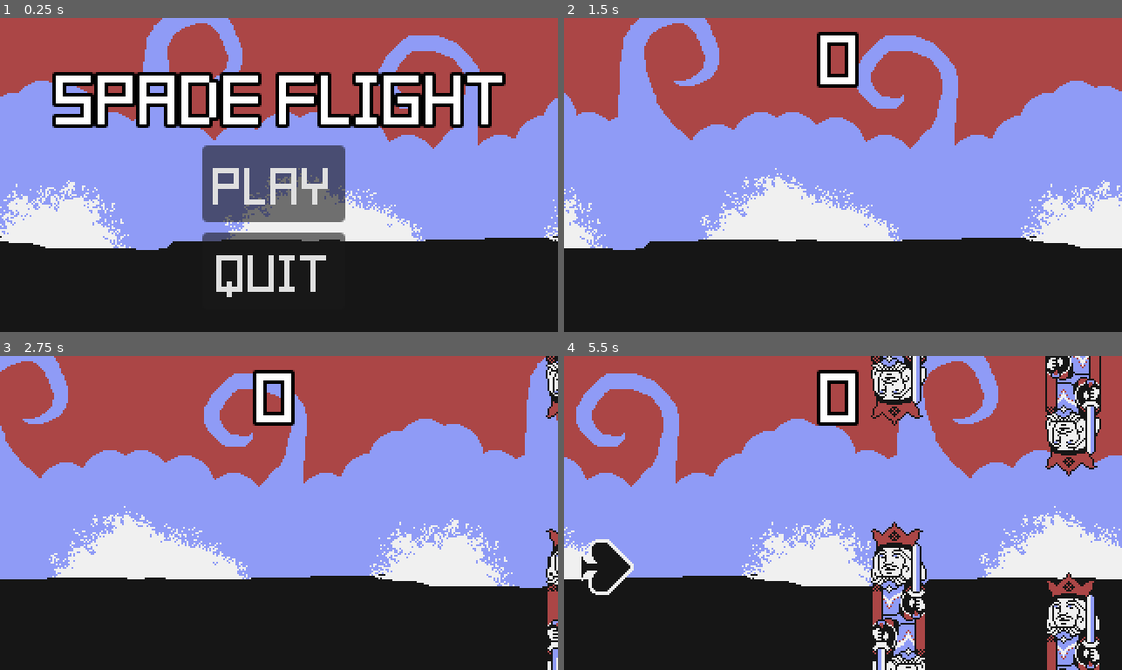
Above: before the commit, frames 1-4 (two rows, left to right).
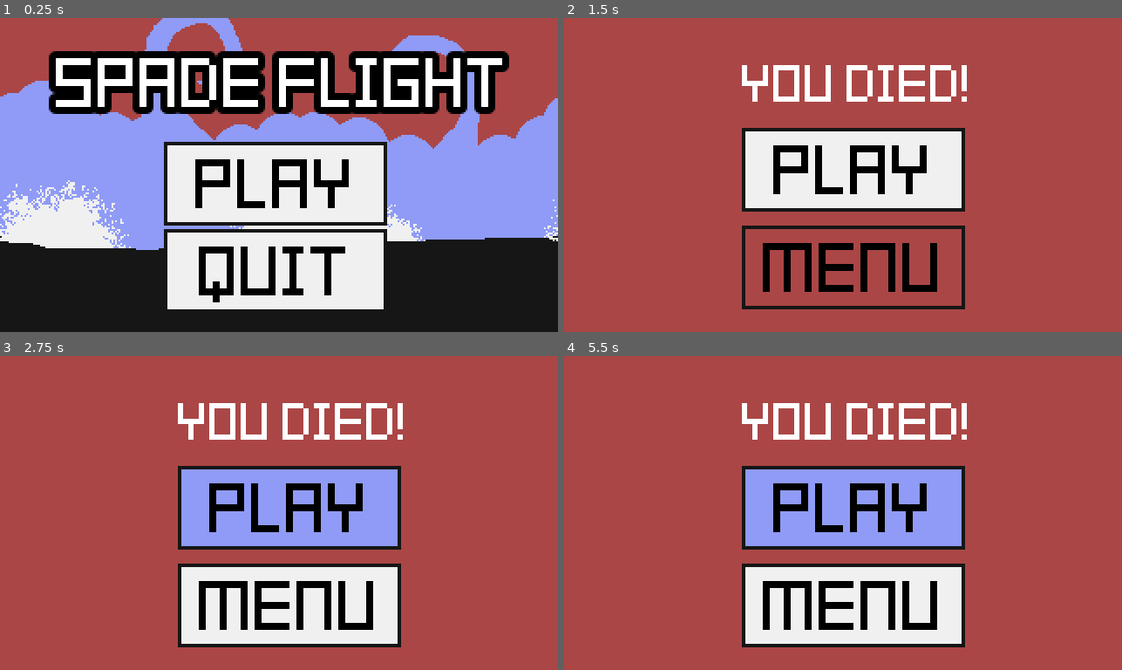
Above: after the commit, the same moments.

Repository: jadicodes/spade-flight
Game: Godot game, scene res://ui_screens/main_menu/main_menu.tscn
Same seed, same stepped clock (60 frames per second), same inputs: the game is played once before the commit and once after it.
Inputs (mouse positions are in pixels of both pictures, inside the frame that each line leads up to):
- Up to frame 1 (0.25 s): no input
- Up to frame 2 (1.5 s): click "Play" at 0.5 s; click (854, 266) at 1.25 s, where only the run after the commit has a clickable "Menu"
- Up to frame 3 (2.75 s): click (290, 506) at 2 s, where only the run after the commit has a clickable "Play"
- Up to frame 4 (5.5 s): click (854, 506) at 2.75 s, where only the run after the commit has a clickable "Play"; click (854, 506) at 3.5 s, where only the run after the commit has a clickable "Play"; tap Enter (ui_accept) at 4.25, 4.52, 4.82, 5.27 s

The runs differ from the first frame. In frame 1, 30% of the frame differs, in the area x 8-92%, y 10-93%; in frame 2, 72%, in the area x 0-100%, y 0-100%; in frame 3, 64%; in frame 4, 67%.

Commit message:
Revamp buttons

Diff:
--- a/project/spade/spade.gd
+++ b/project/spade/spade.gd
@@ -5,6 +5,7 @@
 const JUMP_VELOCITY = -185.0
 
 var gravity = ProjectSettings.get_setting("physics/2d/default_gravity")
+var _has_collided = false
 
 
 func _physics_process(delta):
@@ -16,4 +17,11 @@
 		velocity.y = JUMP_VELOCITY
 		$FlapSound.play()
 
-	move_and_collide(velocity * delta)
+	_has_collided = move_and_collide(velocity * delta)
+
+	if _has_collided:
+		_kill()
+
+
+func _kill():
+	get_tree().change_scene_to_file("res://ui_screens/end_screen/end_screen.tscn")
--- a/project/ui_screens/end_screen/end_screen.tscn
+++ b/project/ui_screens/end_screen/end_screen.tscn
@@ -1,8 +1,12 @@
-[gd_scene load_steps=4 format=3 uid="uid://dkno0wo1tgqhg"]
+[gd_scene load_steps=8 format=3 uid="uid://dkno0wo1tgqhg"]
 
 [ext_resource type="Script" path="res://ui_screens/end_screen/end_screen.gd" id="1_yqjgq"]
 [ext_resource type="Theme" uid="uid://c2c6ex86ggxtl" path="res://common/font.tres" id="2_y3bxl"]
+[ext_resource type="Texture2D" uid="uid://ce3qfvh5kuupm" path="res://common/buttons/button_white.png" id="3_abmm5"]
 [ext_resource type="AudioStream" uid="uid://hmf7repb2upp" path="res://ui_screens/end_screen/explosion.wav" id="3_vgoiv"]
+[ext_resource type="Texture2D" uid="uid://d4nrp5dmcu1oj" path="res://common/buttons/button_black.png" id="4_3nydm"]
+[ext_resource type="Texture2D" uid="uid://buh1c0fab7jm1" path="res://common/buttons/button_blue.png" id="5_i2kt6"]
+[ext_resource type="Texture2D" uid="uid://dty7l8h42wysp" path="res://common/buttons/button_red.png" id="7_xc712"]
 
 [node name="EndScreen" type="Node2D"]
 script = ExtResource("1_yqjgq")
@@ -15,10 +19,10 @@
 [node name="DiedLabel" type="Label" parent="."]
 anchors_preset = 9
 anchor_bottom = 1.0
-offset_left = 58.0
-offset_top = 34.0
-offset_right = 269.0
-offset_bottom = 82.0
+offset_left = 63.0
+offset_top = 12.0
+offset_right = 274.0
+offset_bottom = 60.0
 grow_vertical = 2
 size_flags_horizontal = 4
 theme = ExtResource("2_y3bxl")
@@ -27,16 +31,63 @@
 horizontal_alignment = 1
 vertical_alignment = 1
 
-[node name="PlayAgainButton" type="Button" parent="."]
-offset_left = 70.0
-offset_top = 88.0
-offset_right = 258.0
-offset_bottom = 132.0
+[node name="PlayAgainButton" type="TextureButton" parent="."]
+anchors_preset = 5
+anchor_left = 0.5
+anchor_right = 0.5
+offset_left = 102.0
+offset_top = 63.0
+offset_right = 230.0
+offset_bottom = 111.0
+grow_horizontal = 2
 theme = ExtResource("2_y3bxl")
-theme_override_font_sizes/font_size = 24
-text = "Play Again"
+texture_normal = ExtResource("3_abmm5")
+texture_pressed = ExtResource("4_3nydm")
+texture_hover = ExtResource("5_i2kt6")
+
+[node name="Label" type="Label" parent="PlayAgainButton"]
+layout_mode = 1
+anchors_preset = 8
+anchor_left = 0.5
+anchor_top = 0.5
+anchor_right = 0.5
+anchor_bottom = 0.5
+offset_left = -46.0
+offset_top = -26.0
+offset_right = 46.0
+offset_bottom = 22.0
+grow_horizontal = 2
+grow_vertical = 2
+theme_override_colors/font_color = Color(0, 0, 0, 1)
+text = "Play"
 
 [node name="EndSound" type="AudioStreamPlayer" parent="."]
 stream = ExtResource("3_vgoiv")
 
+[node name="MenuButton" type="TextureButton" parent="."]
+offset_left = 102.0
+offset_top = 119.0
+offset_right = 230.0
+offset_bottom = 167.0
+texture_normal = ExtResource("3_abmm5")
+texture_pressed = ExtResource("4_3nydm")
+texture_hover = ExtResource("7_xc712")
+
+[node name="Label" type="Label" parent="MenuButton"]
+layout_mode = 1
+anchors_preset = 8
+anchor_left = 0.5
+anchor_top = 0.5
+anchor_right = 0.5
+anchor_bottom = 0.5
+offset_left = -52.0
+offset_top = -26.0
+offset_right = 52.0
+offset_bottom = 22.0
+grow_horizontal = 2
+grow_vertical = 2
+theme = ExtResource("2_y3bxl")
+theme_override_colors/font_color = Color(0, 0, 0, 1)
+text = "Menu"
+
 [connection signal="pressed" from="PlayAgainButton" to="." method="_on_play_again_button_pressed"]
--- a/project/ui_screens/main_menu/main_menu.tscn
+++ b/project/ui_screens/main_menu/main_menu.tscn
@@ -1,9 +1,13 @@
-[gd_scene load_steps=6 format=3 uid="uid://rcksxi5cyv23"]
+[gd_scene load_steps=10 format=3 uid="uid://rcksxi5cyv23"]
 
 [ext_resource type="Script" path="res://ui_screens/main_menu/main_menu.gd" id="1_l226x"]
 [ext_resource type="Shader" path="res://common/repeat.gdshader" id="2_48hfs"]
 [ext_resource type="Texture2D" uid="uid://bxpypjd2gcop7" path="res://common/background.png" id="2_nekup"]
 [ext_resource type="Theme" uid="uid://c2c6ex86ggxtl" path="res://common/font.tres" id="2_ygwu1"]
+[ext_resource type="Texture2D" uid="uid://ce3qfvh5kuupm" path="res://common/buttons/button_white.png" id="5_xgxyl"]
+[ext_resource type="Texture2D" uid="uid://d4nrp5dmcu1oj" path="res://common/buttons/button_black.png" id="6_rr2ln"]
+[ext_resource type="Texture2D" uid="uid://buh1c0fab7jm1" path="res://common/buttons/button_blue.png" id="7_1vdv8"]
+[ext_resource type="Texture2D" uid="uid://dty7l8h42wysp" path="res://common/buttons/button_red.png" id="8_s8et0"]
 
 [sub_resource type="ShaderMaterial" id="ShaderMaterial_kymgh"]
 shader = ExtResource("2_48hfs")
@@ -18,31 +22,65 @@
 
 [node name="Title" type="Label" parent="."]
 offset_left = 32.0
-offset_top = 21.0
+offset_top = 11.0
 offset_right = 292.0
-offset_bottom = 69.0
+offset_bottom = 59.0
 theme = ExtResource("2_ygwu1")
 theme_override_colors/font_outline_color = Color(0, 0, 0, 1)
-theme_override_constants/outline_size = 8
+theme_override_constants/outline_size = 16
 text = "Spade Flight
 "
 
-[node name="PlayButton" type="Button" parent="."]
-offset_left = 116.0
-offset_top = 73.0
-offset_right = 198.0
-offset_bottom = 117.0
+[node name="PlayButton" type="TextureButton" parent="."]
+offset_left = 94.0
+offset_top = 71.0
+offset_right = 222.0
+offset_bottom = 119.0
 theme = ExtResource("2_ygwu1")
-theme_override_font_sizes/font_size = 24
+texture_normal = ExtResource("5_xgxyl")
+texture_pressed = ExtResource("6_rr2ln")
+texture_hover = ExtResource("7_1vdv8")
+
+[node name="Label" type="Label" parent="PlayButton"]
+layout_mode = 1
+anchors_preset = 8
+anchor_left = 0.5
+anchor_top = 0.5
+anchor_right = 0.5
+anchor_bottom = 0.5
+offset_left = -46.0
+offset_top = -26.0
+offset_right = 46.0
+offset_bottom = 22.0
+grow_horizontal = 2
+grow_vertical = 2
+theme_override_colors/font_color = Color(0, 0, 0, 1)
 text = "Play"
 
-[node name="QuitButton" type="Button" parent="."]
-offset_left = 116.0
-offset_top = 123.0
-offset_right = 198.0
-offset_bottom = 167.0
+[node name="QuitButton" type="TextureButton" parent="."]
+offset_left = 94.0
+offset_top = 121.0
+offset_right = 222.0
+offset_bottom = 169.0
 theme = ExtResource("2_ygwu1")
-theme_override_font_sizes/font_size = 24
+texture_normal = ExtResource("5_xgxyl")
+texture_pressed = ExtResource("6_rr2ln")
+texture_hover = ExtResource("8_s8et0")
+
+[node name="Label" type="Label" parent="QuitButton"]
+layout_mode = 1
+anchors_preset = 8
+anchor_left = 0.5
+anchor_top = 0.5
+anchor_right = 0.5
+anchor_bottom = 0.5
+offset_left = -44.0
+offset_top = -26.0
+offset_right = 44.0
+offset_bottom = 22.0
+grow_horizontal = 2
+grow_vertical = 2
+theme_override_colors/font_color = Color(0, 0, 0, 1)
 text = "Quit"
 
 [connection signal="pressed" from="PlayButton" to="." method="_on_play_button_pressed"]
Binary file added: project/common/buttons/button_black.png
Not shown, added: project/common/buttons/button_black.png.import
Binary file added: project/common/buttons/button_blue.png
Not shown, added: project/common/buttons/button_blue.png.import
Binary file added: project/common/buttons/button_red.png
Not shown, added: project/common/buttons/button_red.png.import
Binary file added: project/common/buttons/button_white.png
Not shown, added: project/common/buttons/button_white.png.import
Not shown, added: assets/button_black.png
Not shown, added: assets/button_blue.png
Not shown, added: assets/button_red.png
Not shown, added: assets/button_white.png
